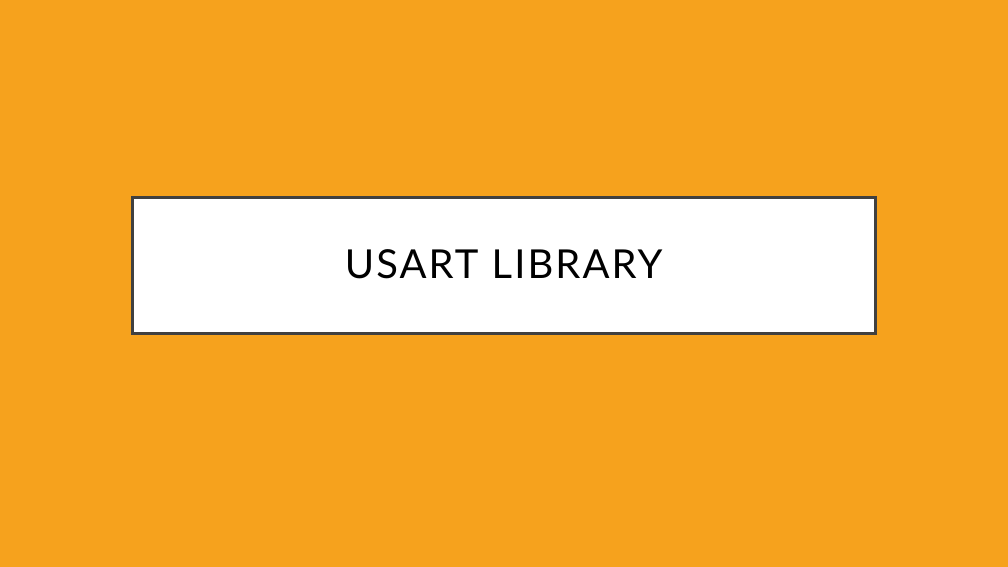
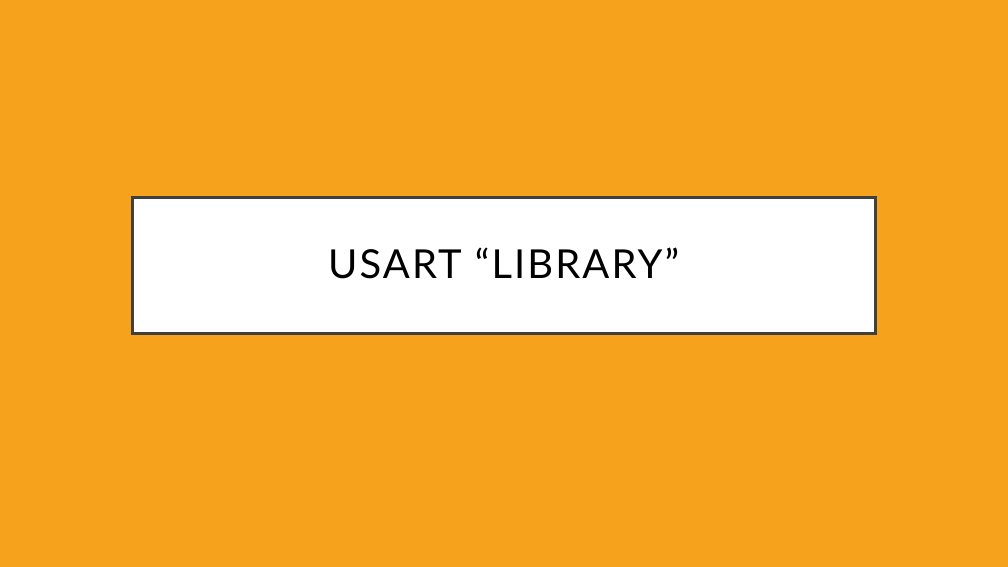
Before and after one commit to Equihua2211/I7266, a slide deck: slide 17 of 001_Slides/08_UART-USART.odp. Drawn at 1008x567 pixels with LibreOffice and Linux fonts; fonts in the diff are those of the drawing. Boxes give left, top, right and bottom in pixels: in the first picture for what was removed or moved away, otherwise in the second. Text is boxed around its words. In the diff, an @@ line names an element or a change of style, - is before the commit and + after.

```diff
--- a/001_Slides/08_UART-USART.odp
+++ b/001_Slides/08_UART-USART.odp
@@ title at (x1=328, y1=247, x2=679, y2=279): text changed @@
-USART LIBRARY
+USART “LIBRARY”
```
Also in this commit, not shown: 1 other slide changed, 15 slides added, 1 slide removed, 2 other files.
